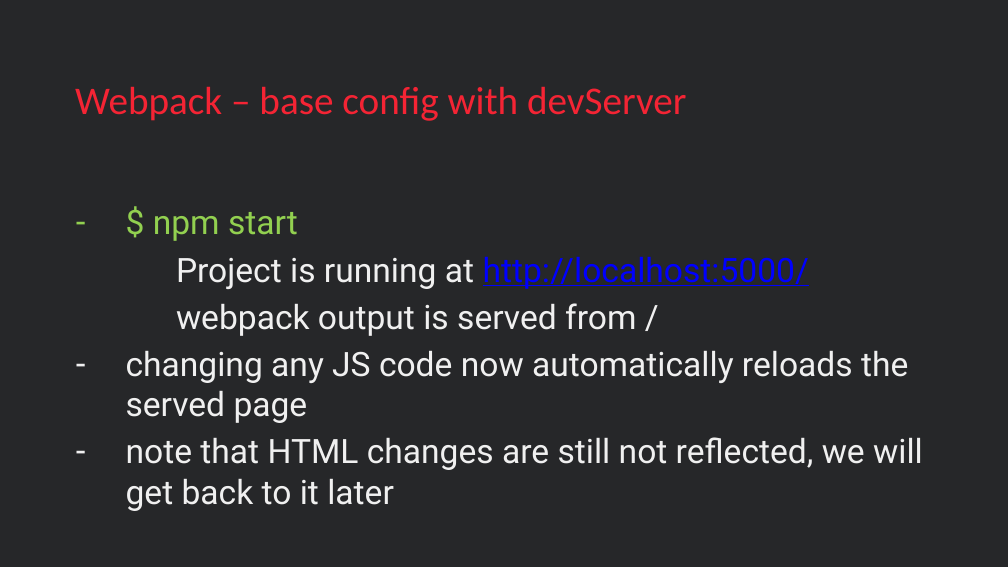
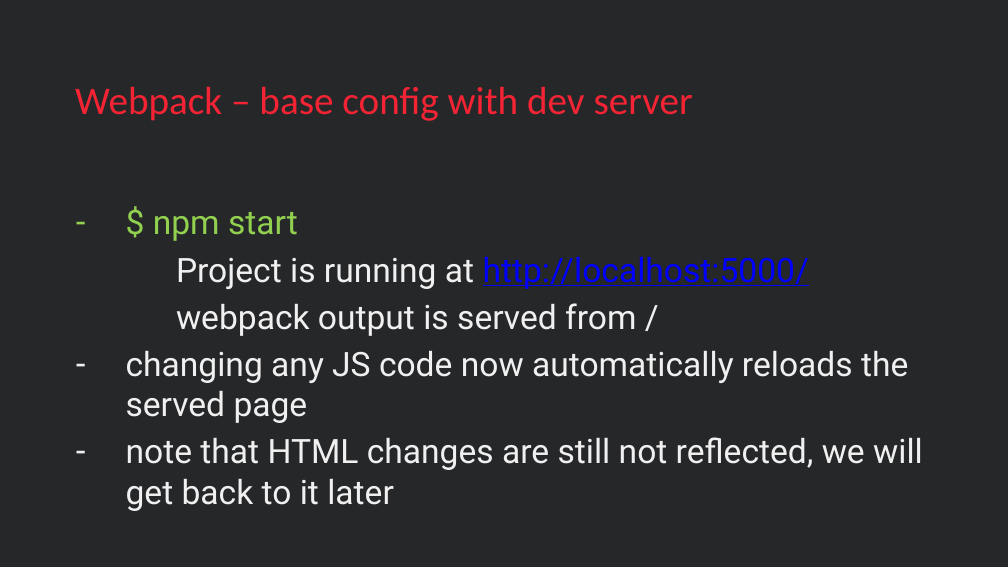
Before and after one commit to vzakanj/webpack-intro, a slide deck: slide 25 of webpack-introduction.pptx. Drawn at 1008x567 pixels with LibreOffice and Linux fonts; fonts in the diff are those of the drawing; background and template pictures are left out. Boxes give left, top, right and bottom in pixels: in the first picture for what was removed or moved away, otherwise in the second. Text is boxed around its words. In the diff, an @@ line names an element or a change of style, - is before the commit and + after.

Commit message:
Fix typos.

```diff
--- a/webpack-introduction.pptx
+++ b/webpack-introduction.pptx
@@ title at (x1=75, y1=86, x2=693, y2=121): text changed @@
-Webpack – base config with devServer
+Webpack – base config with dev server
```
Also in this commit, not shown: 2 other slides changed.
